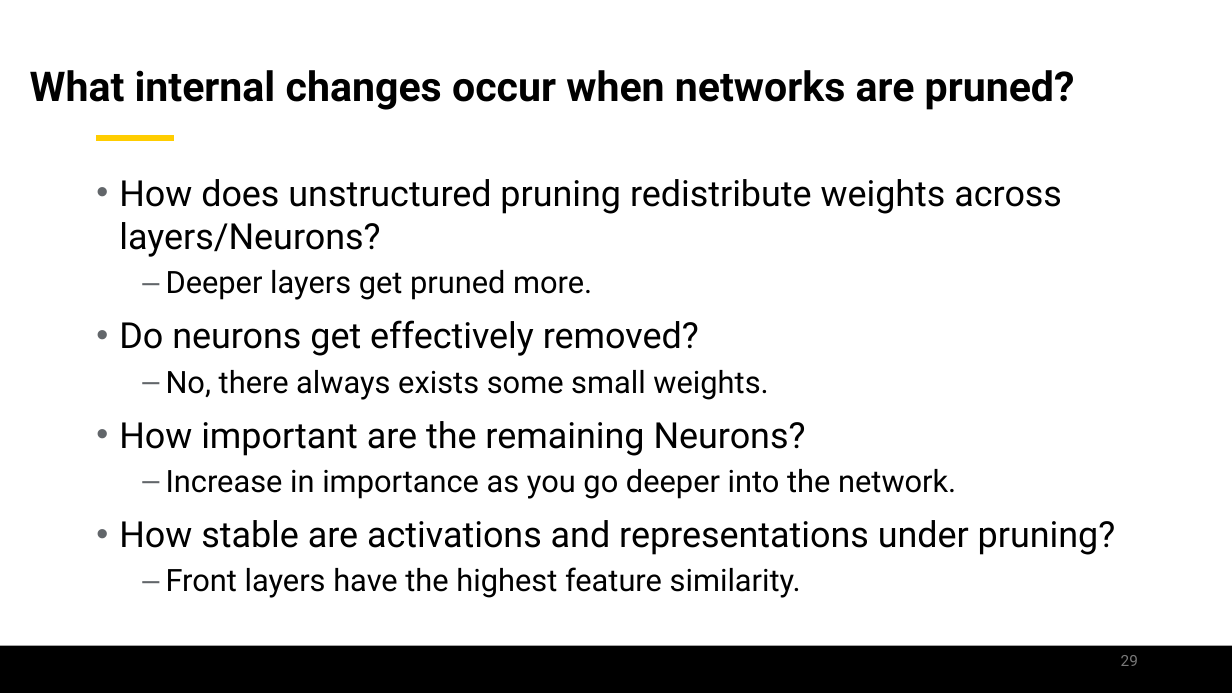
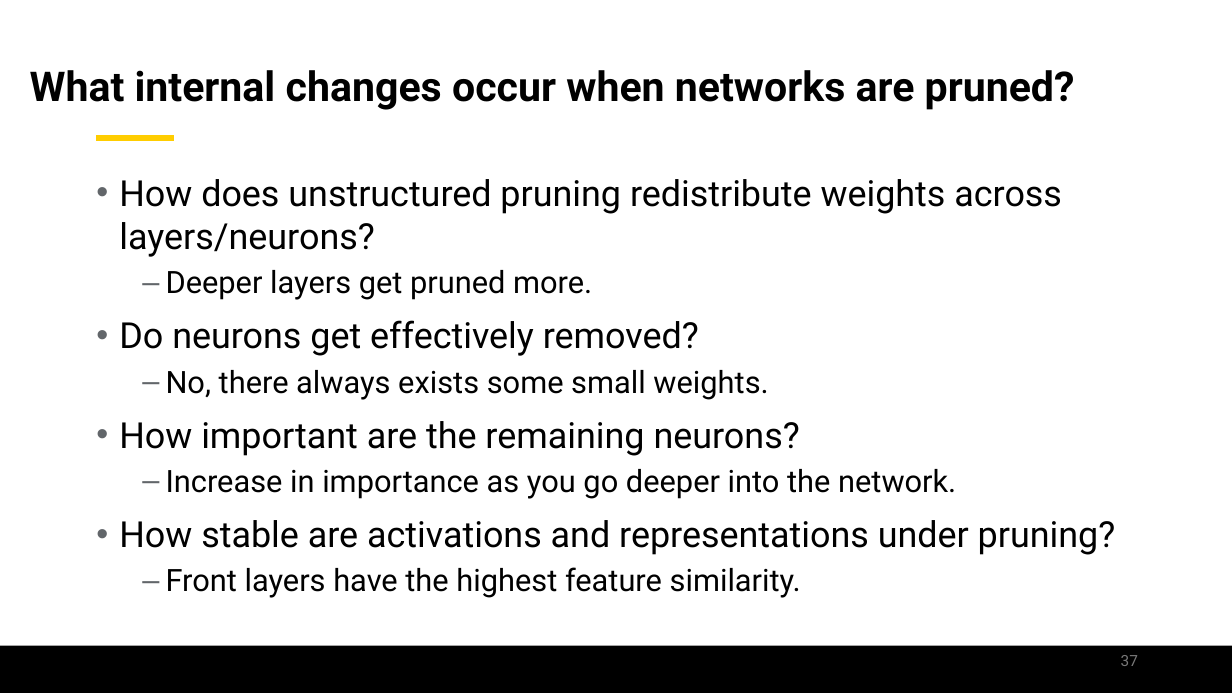
Before and after one commit to jamilgafur/Presentation, a slide deck: slide 37 of Presentation.pptx (slide 29 before the commit). Drawn at 1232x693 pixels with LibreOffice and Linux fonts; fonts in the diff are those of the drawing; background and template pictures are left out. Boxes give left, top, right and bottom in pixels: in the first picture for what was removed or moved away, otherwise in the second. Text is boxed around its words. In the diff, an @@ line names an element or a change of style, - is before the commit and + after.

```diff
--- a/Presentation.pptx
+++ b/Presentation.pptx
@@ text at (119, 179, 1062, 257): text changed @@
-• How does unstructured pruning redistribute weights across layers/Neurons?
+• How does unstructured pruning redistribute weights across layers/neurons?
@@ text at (119, 421, 800, 456): text changed @@
-• How important are the remaining Neurons?
+• How important are the remaining neurons?
@@ page number at (1121, 655, 1138, 666): text changed @@
-29
+37
```
Also in this commit, not shown: 23 other slides changed, 31 slides added, 21 slides removed.
